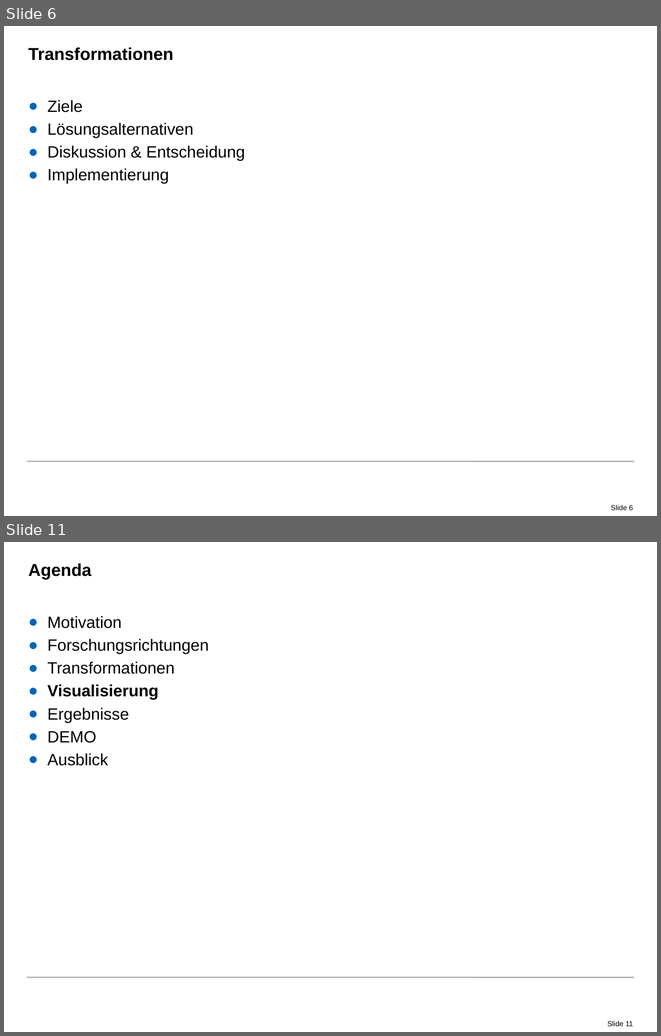
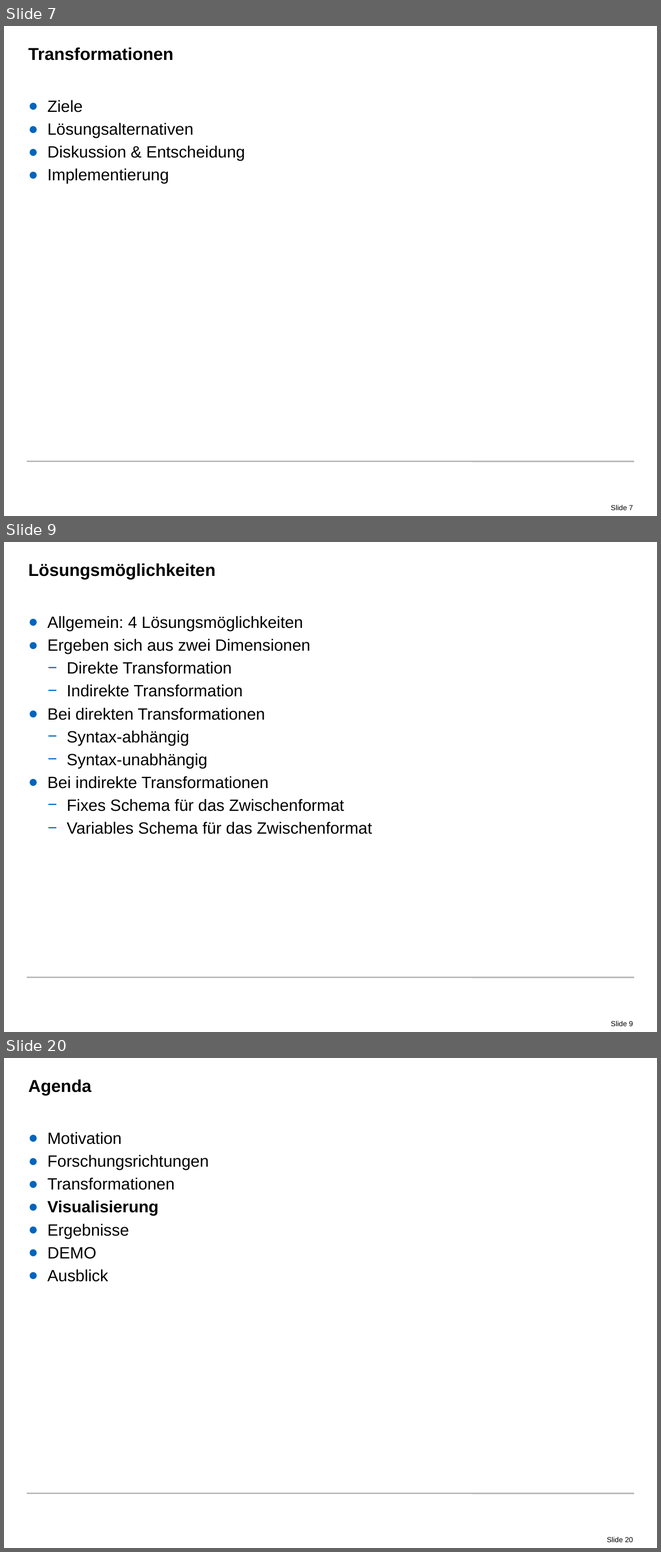
Before and after one commit to radke-tum/idp, a slide deck: pssif/doc/PSSIF.pptx. Shown one above the other, each under a label of ours: slides 6 and 11 before the commit, slides 7, 9 and 20 after it; the slides between them are not shown. The pictures are 661x1036 and 661x1552 pixels, drawn with LibreOffice and Linux fonts; fonts in the diff are those of the drawing; background and template pictures are left out. Boxes give left, top, right and bottom in pixels: in the first picture for what was removed or moved away, otherwise in the second. Text is boxed around its words. In the diff, an @@ line names an element or a change of style, - is before the commit and + after.

Commit message:
Presentation: Some more transformations stuff.

```diff
--- a/pssif/doc/PSSIF.pptx
+++ b/pssif/doc/PSSIF.pptx
@@ slide 9 added at <box>4,542,657,1032</box>, background #FFFFFF; not listed: 2 template elements that a slide beside it also shows @@
@@ title added at <box>28,563,215,579</box>, 19 pt, text #000000, bold @@
+Lösungsmöglichkeiten
@@ text added at <box>47,616,372,834</box>, 18 pt, text #000000 @@
+● Allgemein: 4 Lösungsmöglichkeiten
+● Ergeben sich aus zwei Dimensionen
+  − Direkte Transformation
+  − Indirekte Transformation
+● Bei direkten Transformationen
+  − Syntax-abhängig
+  − Syntax-unabhängig
+● Bei indirekte Transformationen
+  − Fixes Schema für das Zwischenformat
+  − Variables Schema für das Zwischenformat
@@ what was slide 6 is now slide 7 @@
@@ page number at <box>611,505,633,510</box>: text changed @@
-Slide 6
+Slide 7
@@ what was slide 11 is now slide 20 @@
@@ page number at <box>607,1537,633,1542</box>: text changed @@
-Slide 11
+Slide 20
```
Also in this commit, not shown: 2 slides changed, 12 other slides added, 4 slides removed, 7 other files.
